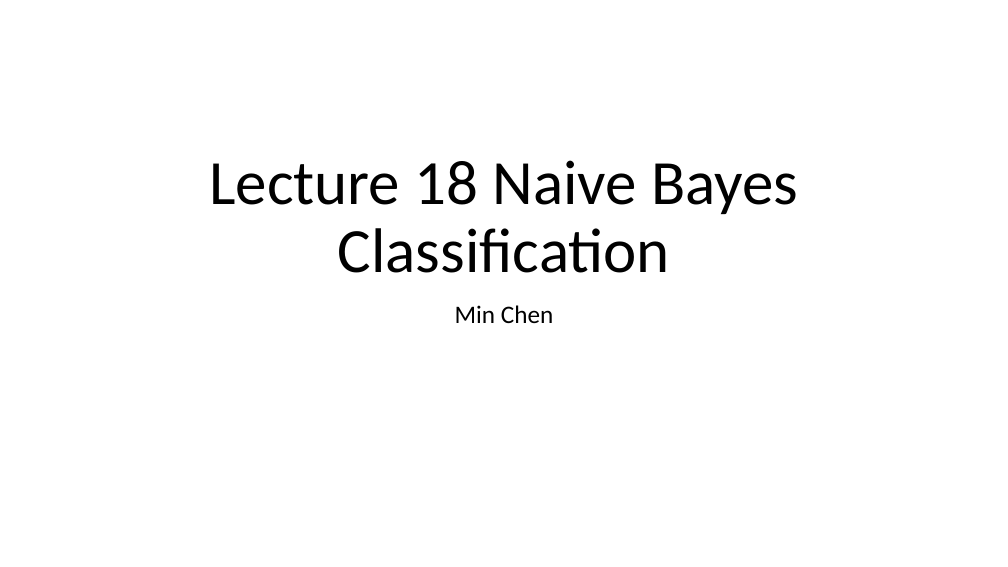
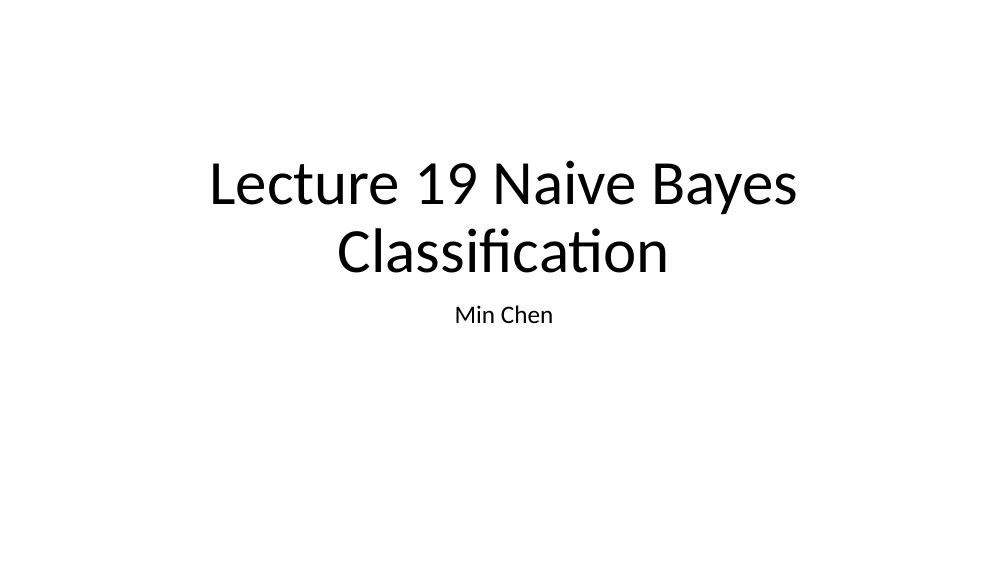
Before and after one commit to minchen-wisc/fwe458_2025, a slide deck: slide 1 of Lec19/Lec19.pptx. Drawn at 1008x567 pixels with LibreOffice and Linux fonts; fonts in the diff are those of the drawing. Boxes give left, top, right and bottom in pixels: in the first picture for what was removed or moved away, otherwise in the second. Text is boxed around its words. In the diff, an @@ line names an element or a change of style, - is before the commit and + after.

```diff
--- a/Lec19/Lec19.pptx
+++ b/Lec19/Lec19.pptx
@@ title at [209, 160, 798, 273]: text changed @@
-Lecture 18 Naive Bayes Classification
+Lecture 19 Naive Bayes Classification
```
Also in this commit, not shown: 2 other files.
